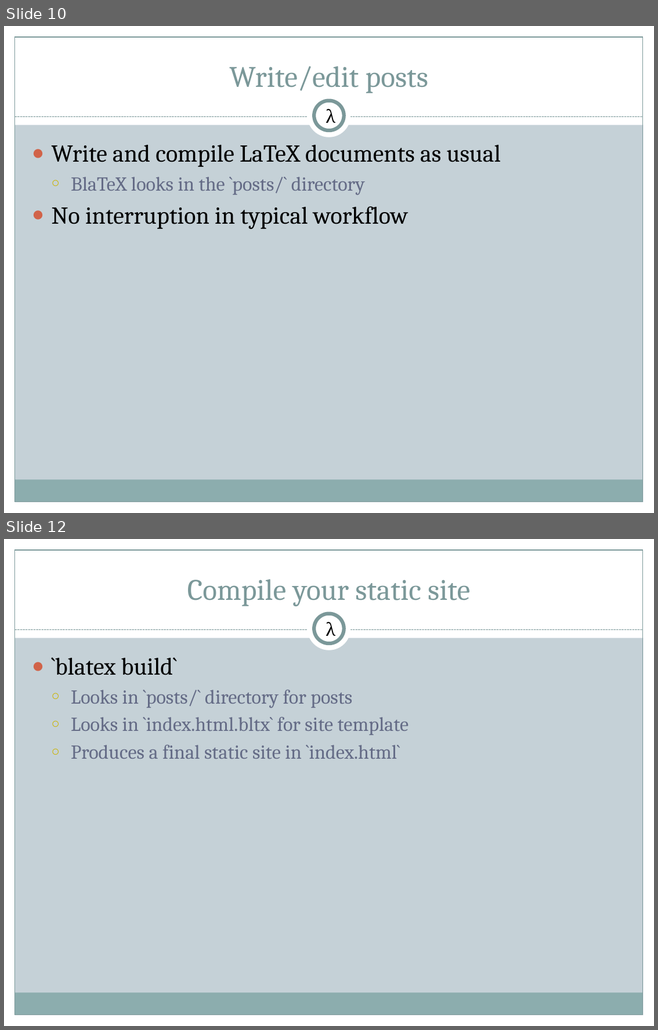
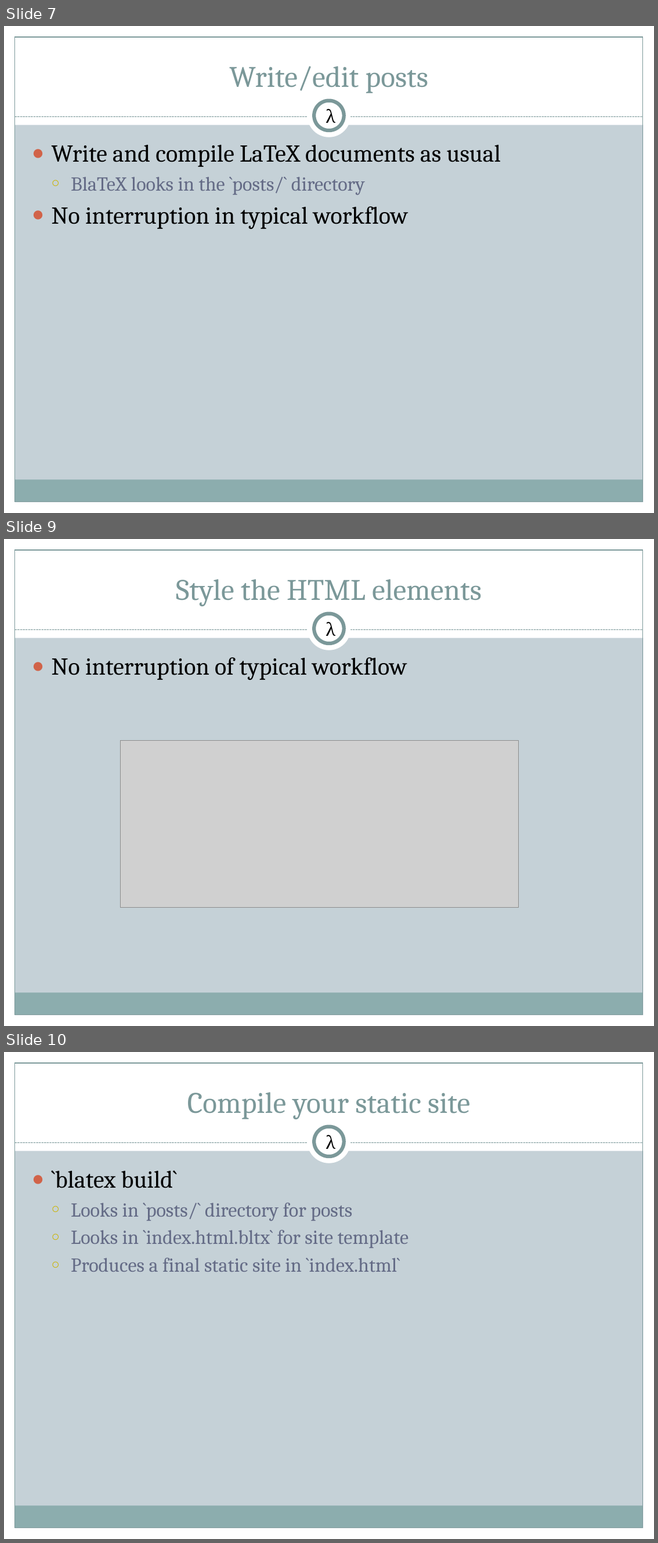
Before and after one commit to 2016rshah/Meta-BlaTeX, a slide deck: Presentations/Final_Presentation.pptx. Shown one above the other, each under a label of ours: slides 10 and 12 before the commit, slides 7, 9 and 10 after it; the slides between them are not shown. The pictures are 658x1030 and 658x1543 pixels, drawn with LibreOffice and Linux fonts; fonts in the diff are those of the drawing; grey boxes stand for pictures. Boxes give left, top, right and bottom in pixels: in the first picture for what was removed or moved away, otherwise in the second. Text is boxed around its words. In the diff, an @@ line names an element or a change of style, - is before the commit and + after.

```diff
--- a/Presentations/Final_Presentation.pptx
+++ b/Presentations/Final_Presentation.pptx
@@ slide 9 added at (4, 539, 654, 1026), background #C5D1D7; not listed: 9 template elements that a slide beside it also shows @@
@@ title added at (176, 579, 481, 606), 33 pt, text #7C999A @@
+Style the HTML elements
@@ text added at (326, 622, 336, 641), 20 pt, text #000000 @@
+λ
@@ text added at (52, 657, 407, 680), 27 pt, text #000000 @@
+● No interruption of typical workflow
@@ picture added at (120, 740, 518, 907) @@
@@ what was slide 10 is now slide 7 @@
@@ what was slide 12 is now slide 10 @@
```
Also in this commit, not shown: 4 slides changed, 1 other slide added, 4 slides removed.
